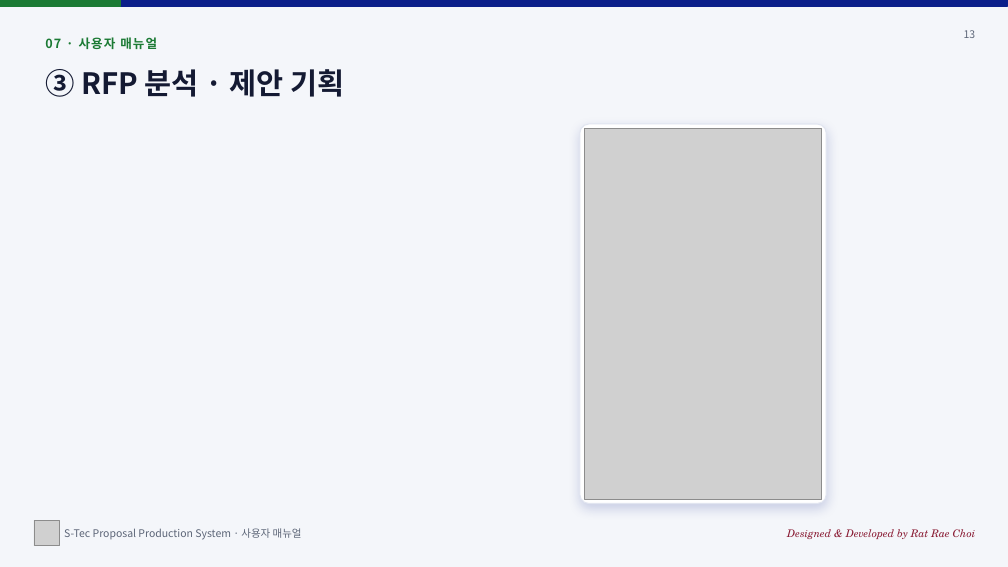
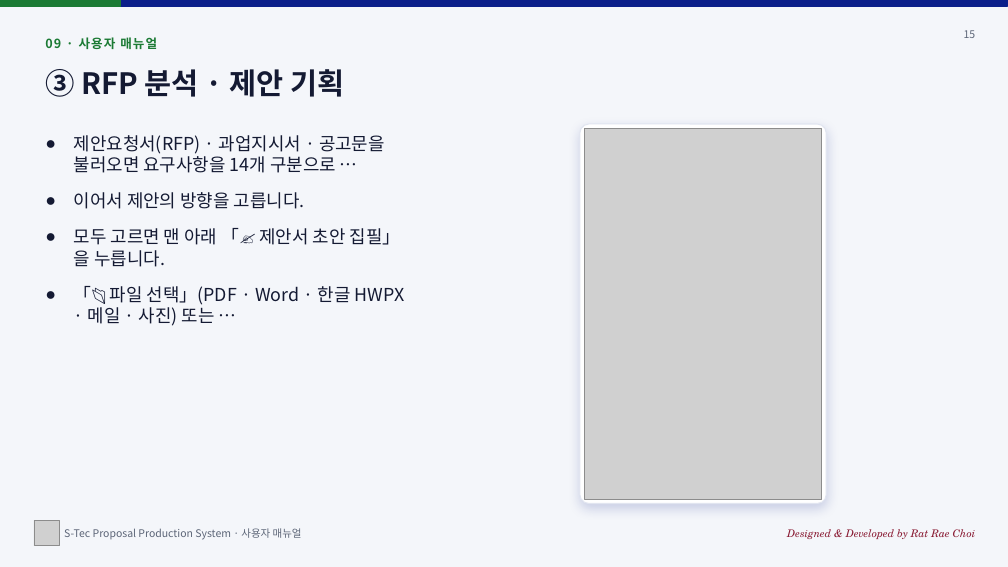
Before and after one commit to sadness500-boop/S-Tec-Proposal-Production-System, a slide deck: slide 15 of docs/S-Tec-Proposal-Production-System_사용자매뉴얼_v2.1.1.pptx (slide 13 before the commit). Drawn at 1008x567 pixels with LibreOffice and Linux fonts; fonts in the diff are those of the drawing; grey boxes stand for pictures. Boxes give left, top, right and bottom in pixels: in the first picture for what was removed or moved away, otherwise in the second. Text is boxed around its words. In the diff, an @@ line names an element or a change of style, - is before the commit and + after.

```diff
--- a/docs/S-Tec-Proposal-Production-System_사용자매뉴얼_v2.1.1.pptx
+++ b/docs/S-Tec-Proposal-Production-System_사용자매뉴얼_v2.1.1.pptx
@@ text at (45, 37, 157, 49): text changed @@
-07 · 사용자 매뉴얼
+09 · 사용자 매뉴얼
@@ text at (964, 30, 976, 38): text changed @@
-13
+15
@@ text added at (74, 135, 405, 326), 17 pt, text #141A33 @@
+● 제안요청서(RFP) · 과업지시서 · 공고문을 불러오면 요구사항을 14개 구분으로 …
+● 이어서 제안의 방향을 고릅니다.
+● 모두 고르면 맨 아래 「✍ 제안서 초안 집필」을 누릅니다.
+● 「📂 파일 선택」(PDF · Word · 한글 HWPX · 메일 · 사진) 또는 …
```
Also in this commit, not shown: 20 other slides changed, 2 slides added, 19 other files.
